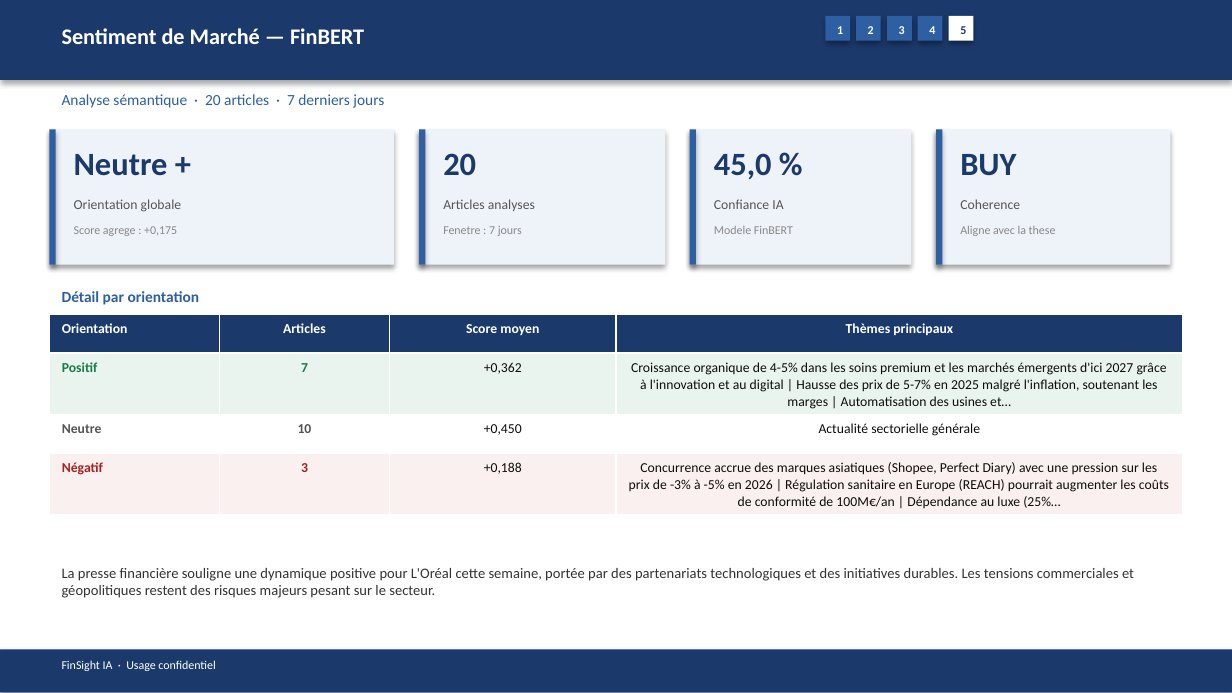
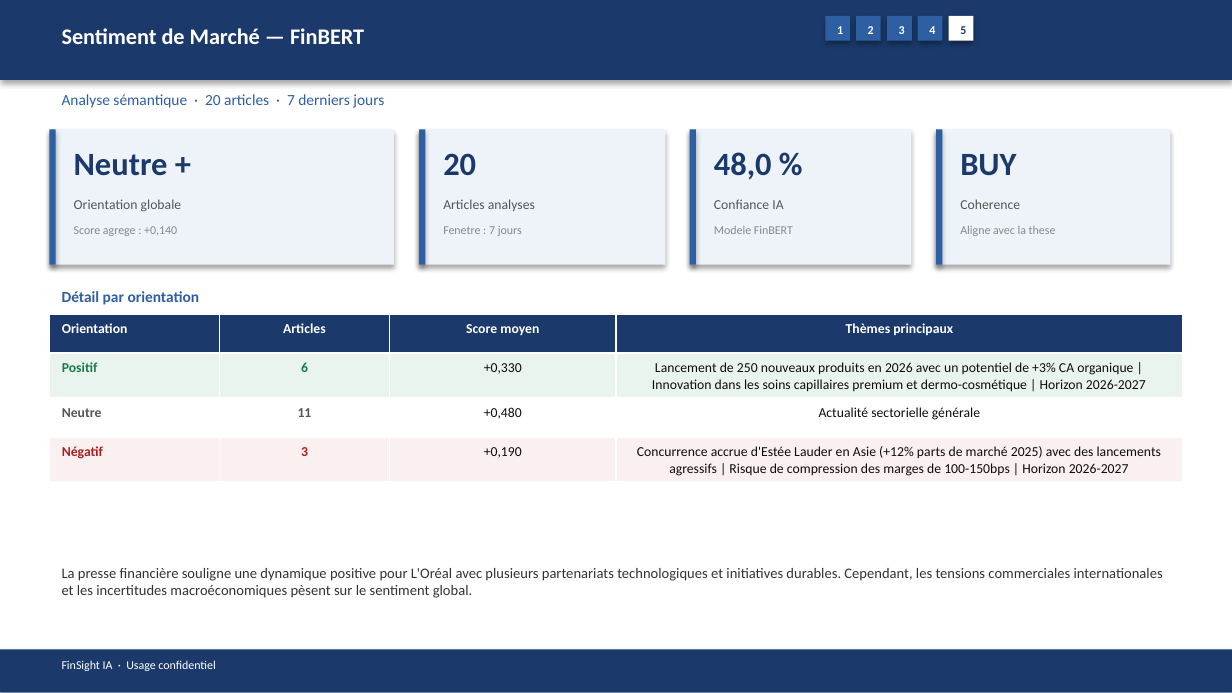
Before and after one commit to baptistejeh07-art/finsight-ia, a slide deck: slide 18 of preview/OR.PA/OR.PA_pitchbook.pptx. Drawn at 1232x693 pixels with LibreOffice and Linux fonts; fonts in the diff are those of the drawing. Boxes give left, top, right and bottom in pixels: in the first picture for what was removed or moved away, otherwise in the second. Text is boxed around its words. In the diff, an @@ line names an element or a change of style, - is before the commit and + after.

```diff
--- a/preview/OR.PA/OR.PA_pitchbook.pptx
+++ b/preview/OR.PA/OR.PA_pitchbook.pptx
@@ text at (x1=714, y1=152, x2=772, y2=179): text changed @@
-45,0 %
+48,0 %
@@ text at (x1=74, y1=226, x2=177, y2=236): text changed @@
-Score agrege : +0,175
+Score agrege : +0,140
@@ table at (x1=49, y1=314, x2=1183, y2=480) @@
-row 2: Positif | 7 | +0,362 | Croissance organique de 4-5% dans les soins premium et les marchés émergents d'ici 2027 grâce à l'innovation et au digital | Hausse des prix de 5-7% en 2025 malgré l'inflation, soutenant les marges | Automatisation des usines et…
+row 2: Positif | 6 | +0,330 | Lancement de 250 nouveaux produits en 2026 avec un potentiel de +3% CA organique | Innovation dans les soins capillaires premium et dermo-cosmétique | Horizon 2026-2027
-row 3, column 2: 10
+row 3, column 2: 11
-row 3, column 3: +0,450
+row 3, column 3: +0,480
-row 4, column 3: +0,188
+row 4, column 3: +0,190
-row 4, column 4: Concurrence accrue des marques asiatiques (Shopee, Perfect Diary) avec une pression sur les prix de -3% à -5% en 2026 | Régulation sanitaire en Europe (REACH) pourrait augmenter les coûts de conformité de 100M€/an | Dépendance au luxe (25%…
+row 4, column 4: Concurrence accrue d'Estée Lauder en Asie (+12% parts de marché 2025) avec des lancements agressifs | Risque de compression des marges de 100-150bps | Horizon 2026-2027
@@ text at (x1=62, y1=568, x2=1163, y2=598): text changed @@
-La presse financière souligne une dynamique positive pour L'Oréal cette semaine, portée par des partenariats technologiques et des initiatives durables. Les tensions commerciales et géopolitiques restent des risques majeurs pesant sur le secteur.
+La presse financière souligne une dynamique positive pour L'Oréal avec plusieurs partenariats technologiques et initiatives durables. Cependant, les tensions commerciales internationales et les incertitudes macroéconomiques pèsent sur le sentiment global.
```
Also in this commit, not shown: 14 other slides changed, 3 other files.
